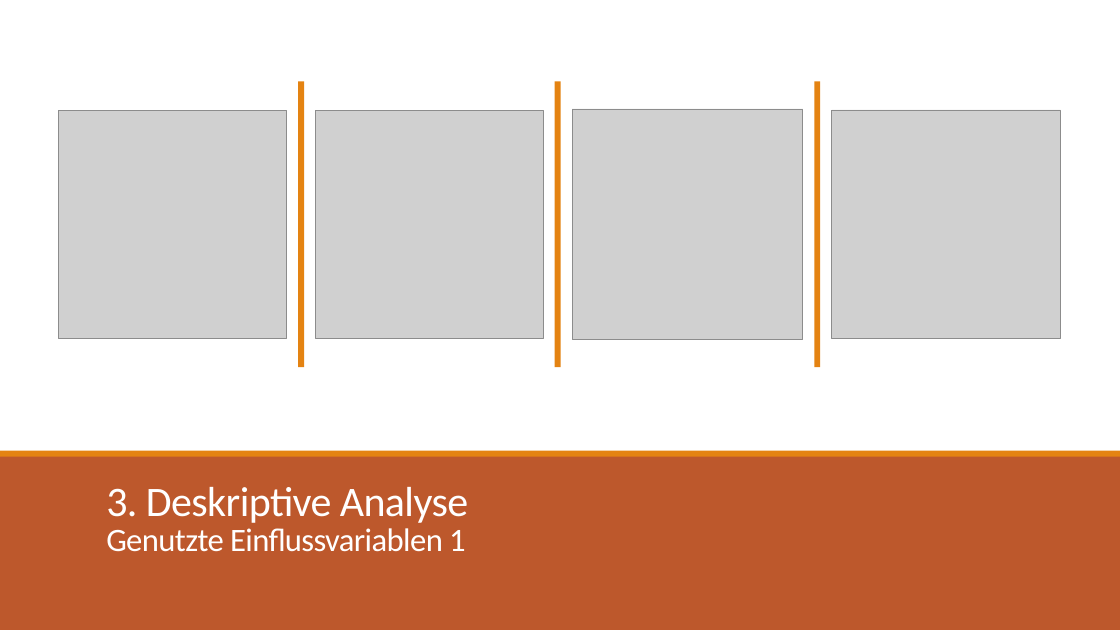
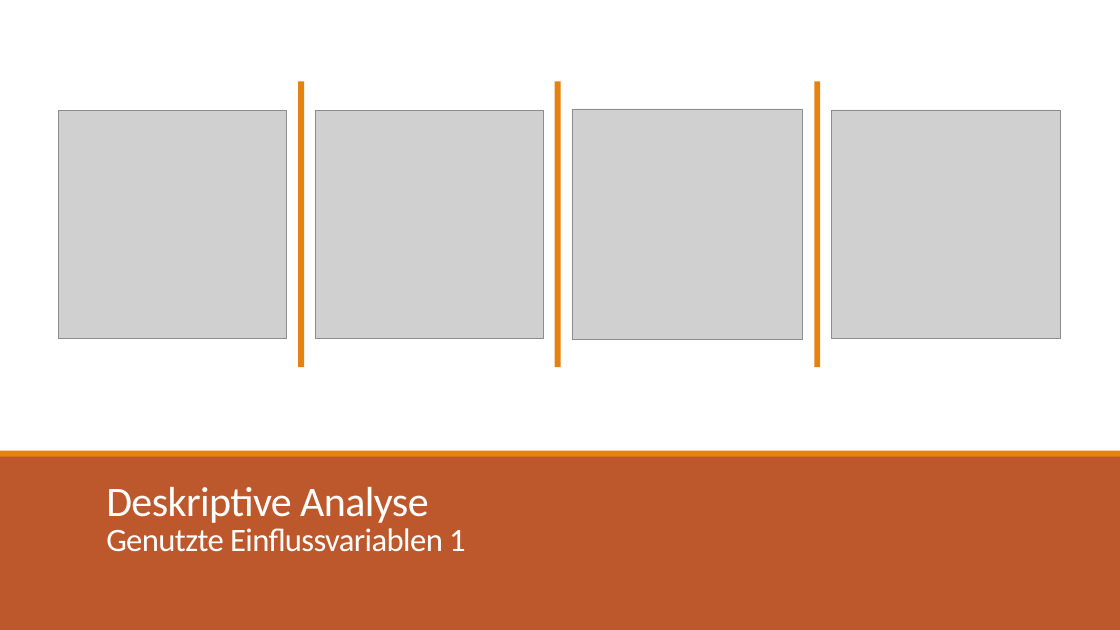
Before and after one commit to julian-steiner-ai/ai-b-4-ml-project, a slide deck: slide 6 of presentation/Validierung von Aussagen auf Versicherungs-Anträgen mithilfe ML.pptx. Drawn at 1120x630 pixels with LibreOffice and Linux fonts; fonts in the diff are those of the drawing; grey boxes stand for pictures. Boxes give left, top, right and bottom in pixels: in the first picture for what was removed or moved away, otherwise in the second. Text is boxed around its words. In the diff, an @@ line names an element or a change of style, - is before the commit and + after.

```diff
--- a/presentation/Validierung von Aussagen auf Versicherungs-Anträgen mithilfe ML.pptx
+++ b/presentation/Validierung von Aussagen auf Versicherungs-Anträgen mithilfe ML.pptx
@@ title at (x1=106, y1=487, x2=466, y2=552): text changed @@
-3. Deskriptive Analyse
-Genutzte Einflussvariablen 1
+Deskriptive Analyse
+Genutzte Einflussvariablen 1
```
Also in this commit, not shown: 5 other slides changed, 2 slides added, 1 slide removed.
